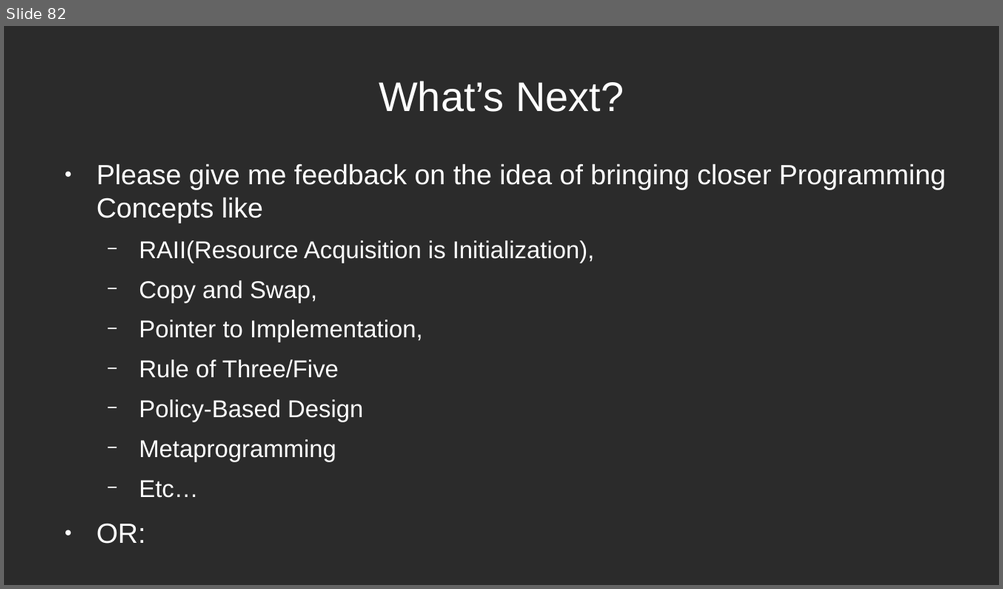
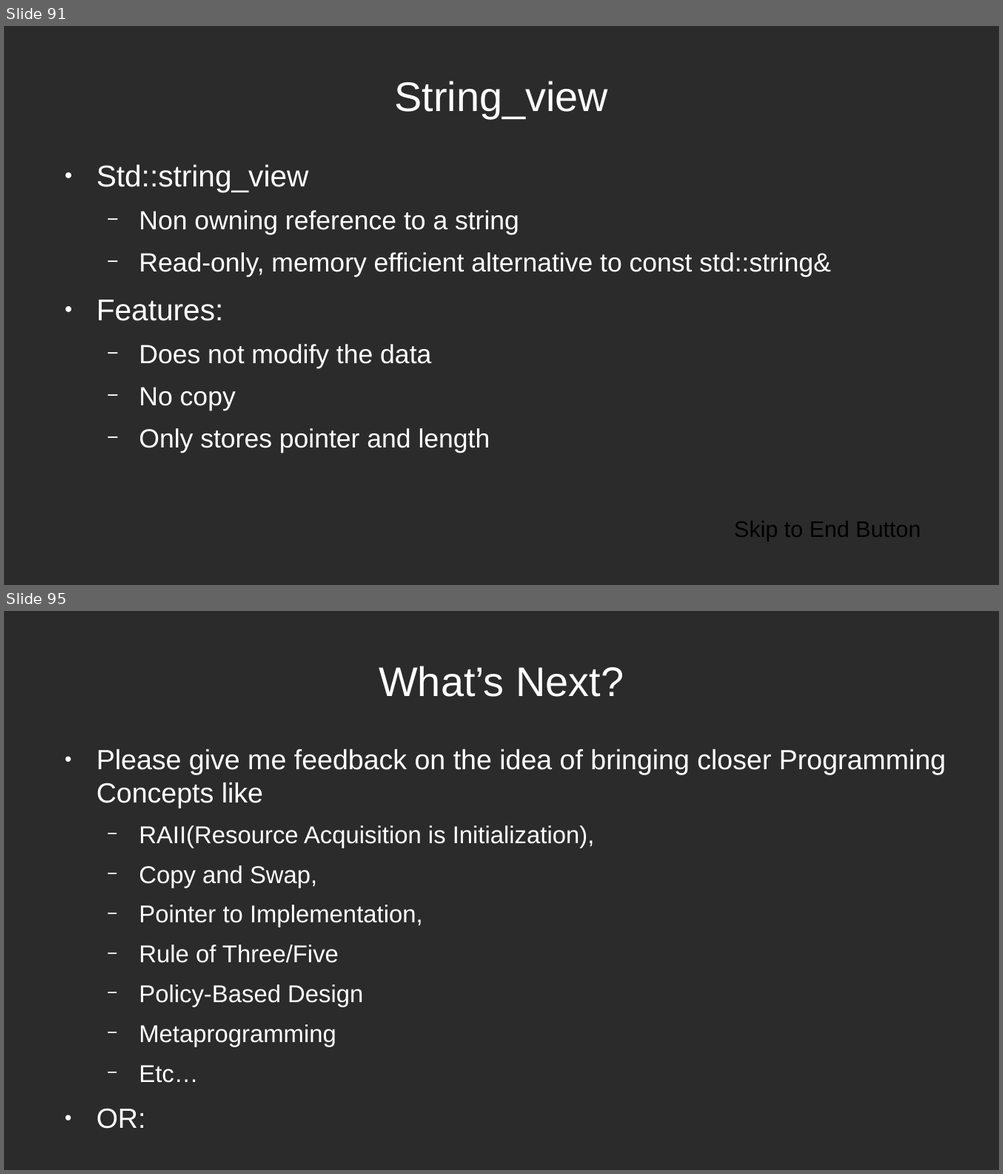
Before and after one commit to mleibeng/Crash-Course-CPP-11-17, a slide deck: Presentation/Crash Course CPP.odp. Shown one above the other, each under a label of ours: slide 82 before the commit, slides 91 and 95 after it; the slides between them are not shown. The pictures are 1003x589 and 1003x1174 pixels, drawn with LibreOffice and Linux fonts; fonts in the diff are those of the drawing; background and template pictures are left out; a plain dark background stands for a picture behind light text. Boxes give left, top, right and bottom in pixels: in the first picture for what was removed or moved away, otherwise in the second. Text is boxed around its words. In the diff, an @@ line names an element or a change of style, - is before the commit and + after.

```diff
--- a/Presentation/Crash Course CPP.odp
+++ b/Presentation/Crash Course CPP.odp
@@ slide 91 added at <box>4,26,999,585</box>, background picture (left out) @@
@@ title added at <box>394,81,608,118</box>, 33 pt, text #FFFFFF @@
+String_view
@@ text added at <box>96,164,831,453</box>, 21 pt, text #FFFFFF @@
+● Std::string_view
+  − Non owning reference to a string
+  − Read-only, memory efficient alternative to const std::string&
+● Features:
+  − Does not modify the data
+  − No copy
+  − Only stores pointer and length
@@ text added at <box>734,521,920,542</box>, 18 pt, text #000000 @@
+Skip to End Button
@@ what was slide 82 is now slide 95 @@
```
Also in this commit, not shown: 2 slides changed, 12 other slides added.
